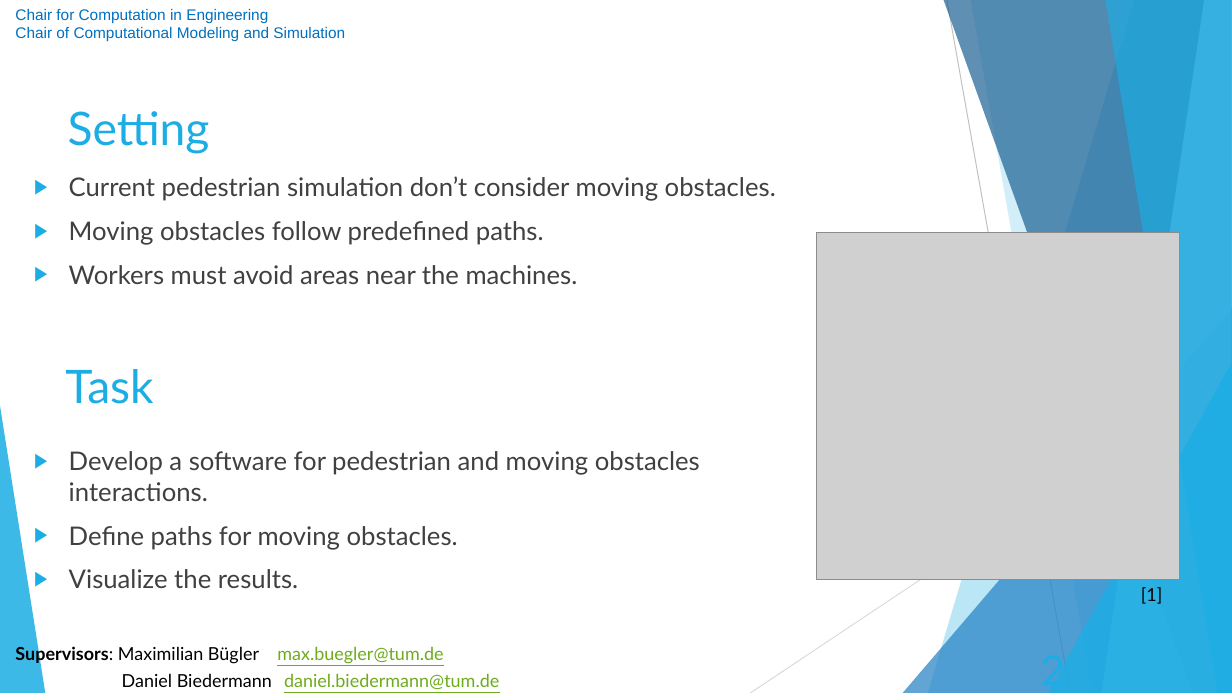
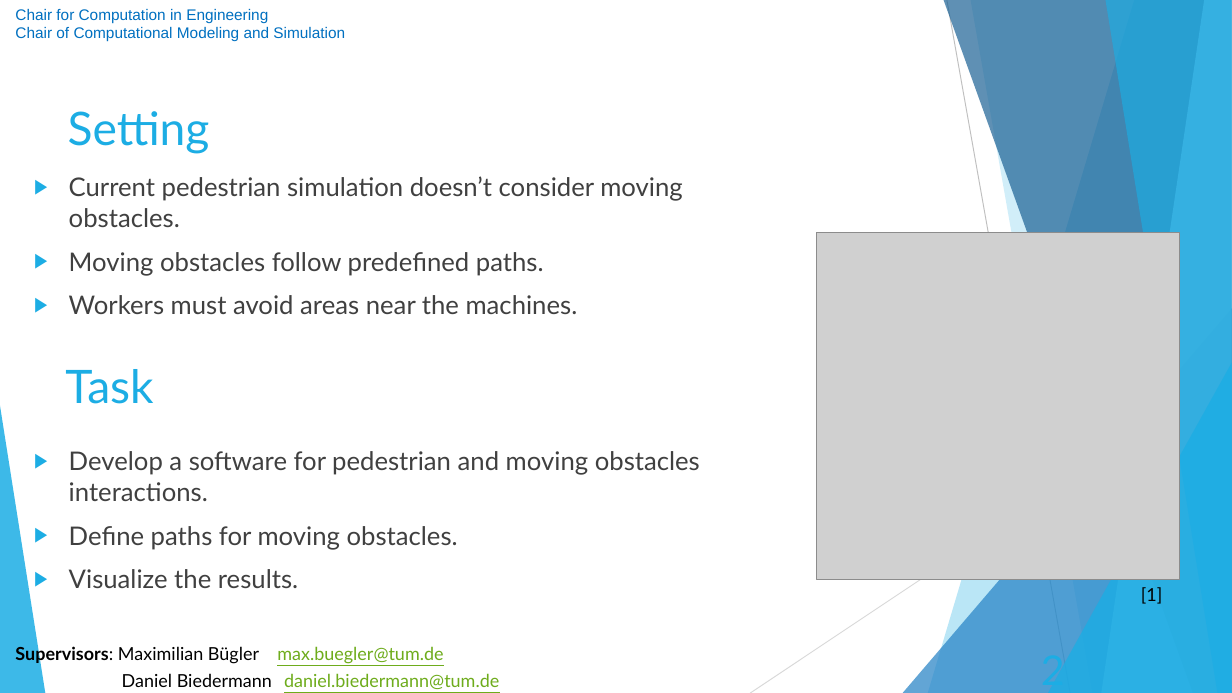
Before and after one commit to IngridIrani/SoftwareLab_ConstructionSite, a slide deck: slide 2 of Construction Site Pedestrian Simulation with Moving Obstacles.pptx. Drawn at 1232x693 pixels with LibreOffice and Linux fonts; fonts in the diff are those of the drawing; grey boxes stand for pictures; background and template pictures are left out. Boxes give left, top, right and bottom in pixels: in the first picture for what was removed or moved away, otherwise in the second. Text is boxed around its words. In the diff, an @@ line names an element or a change of style, - is before the commit and + after.

Commit message:
update
change in slide 2

```diff
--- a/Construction Site Pedestrian Simulation with Moving Obstacles.pptx
+++ b/Construction Site Pedestrian Simulation with Moving Obstacles.pptx
@@ text at (69, 176, 682, 227): text changed @@
-▶ Current pedestrian simulation don’t consider moving obstacles.
+▶ Current pedestrian simulation doesn’t consider moving obstacles.
```
